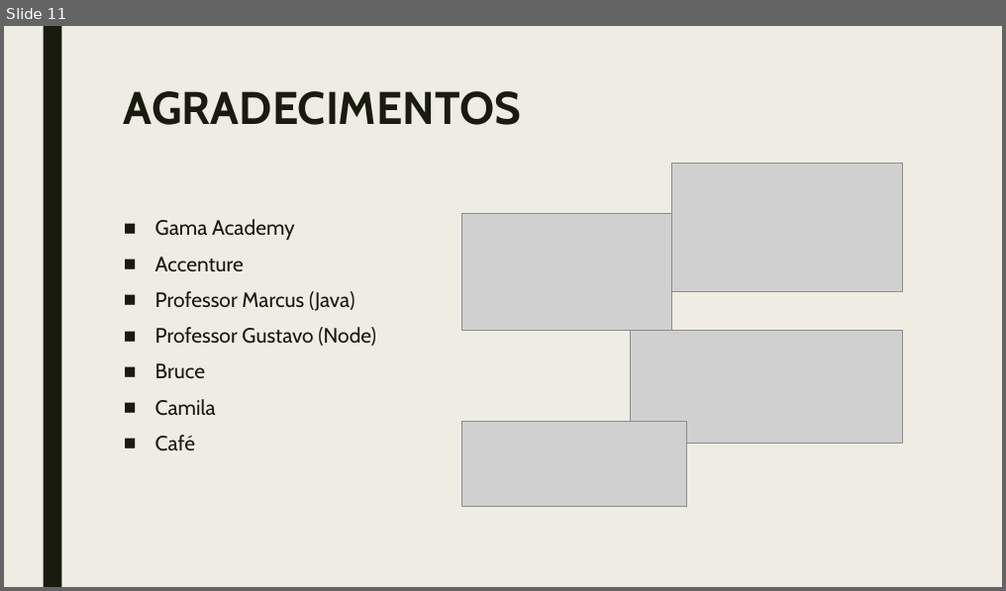
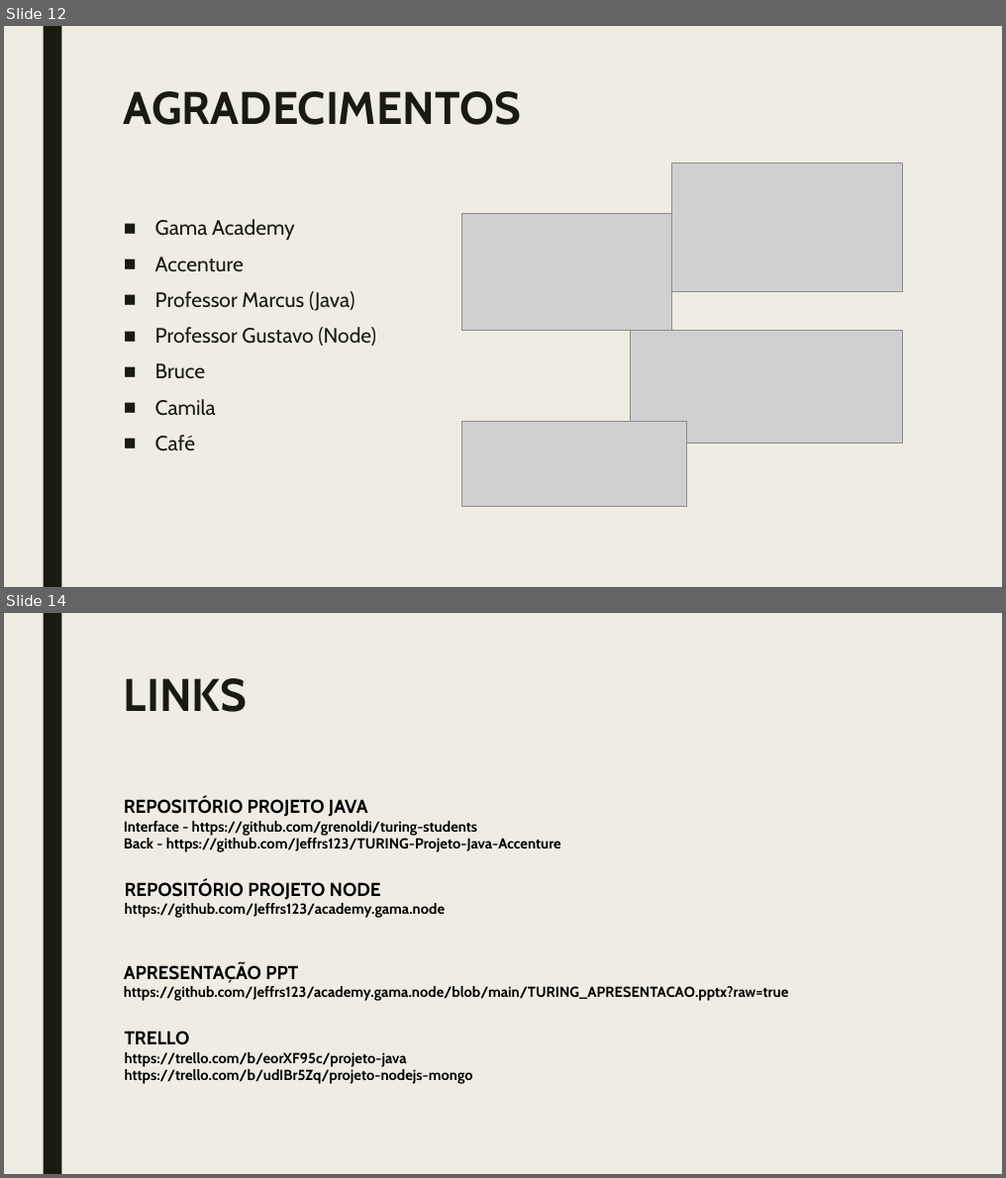
Before and after one commit to Jeffrs123/academy.gama.node, a slide deck: TURING_APRESENTACAO.pptx. Shown one above the other, each under a label of ours: slide 11 before the commit, slides 12 and 14 after it; the slides between them are not shown. The pictures are 1006x591 and 1006x1178 pixels, drawn with LibreOffice and Linux fonts; fonts in the diff are those of the drawing; grey boxes stand for pictures. Boxes give left, top, right and bottom in pixels: in the first picture for what was removed or moved away, otherwise in the second. Text is boxed around its words. In the diff, an @@ line names an element or a change of style, - is before the commit and + after.

```diff
--- a/TURING_APRESENTACAO.pptx
+++ b/TURING_APRESENTACAO.pptx
@@ slide 14 added at bbox=[4, 613, 1002, 1174], background #EFEDE3; not listed: 1 template element that a slide beside it also shows @@
@@ title added at bbox=[124, 678, 247, 712], 44 pt, text #191B0E, bold @@
+LINKS
@@ text added at bbox=[124, 797, 561, 853], 14 pt, text #000000, bold @@
+REPOSITÓRIO PROJETO JAVA
+Interface - https://github.com/grenoldi/turing-students
+Back - https://github.com/Jeffrs123/TURING-Projeto-Java-Accenture
@@ text added at bbox=[125, 880, 446, 918], 14 pt, text #000000, bold @@
+REPOSITÓRIO PROJETO NODE
+https://github.com/Jeffrs123/academy.gama.node
@@ text added at bbox=[124, 963, 789, 1001], 14 pt, text #000000, bold @@
+APRESENTAÇÃO PPT
+https://github.com/Jeffrs123/academy.gama.node/blob/main/TURING_APRESENTACAO.pptx?raw=true
@@ text added at bbox=[125, 1031, 473, 1084], 14 pt, text #000000, bold @@
+TRELLO
+https://trello.com/b/eorXF95c/projeto-java
+https://trello.com/b/udIBr5Zq/projeto-nodejs-mongo
@@ what was slide 11 is now slide 12 @@
```
Also in this commit, not shown: 1 slide changed, 2 other slides added, 1 slide removed.
